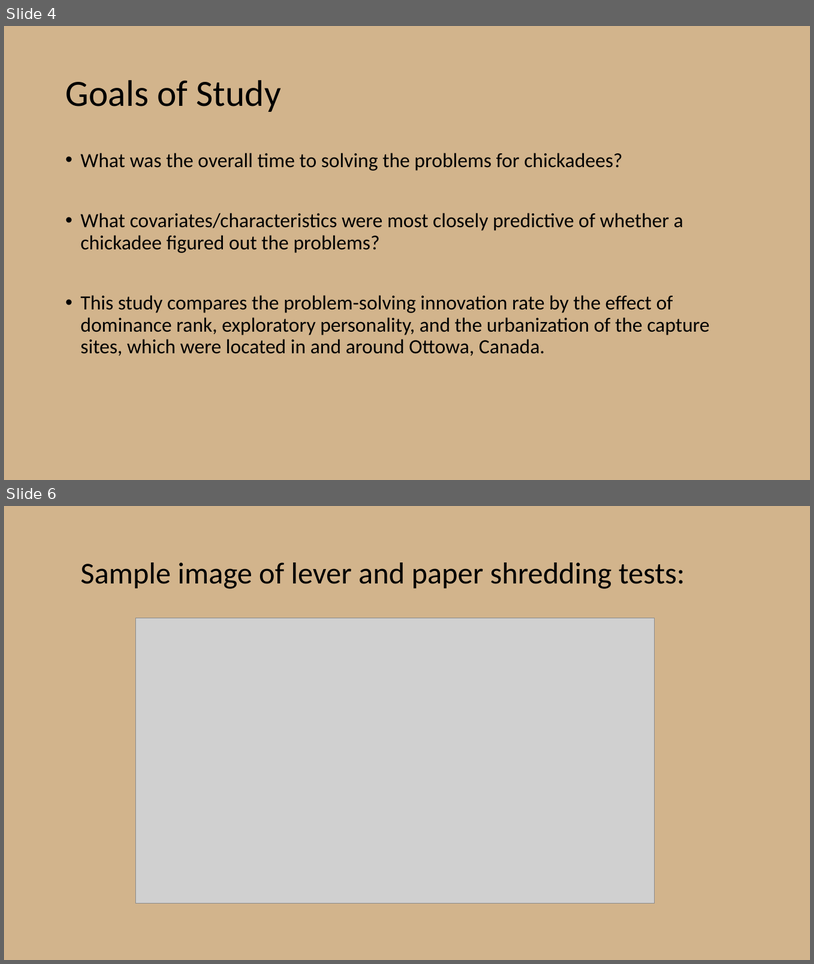
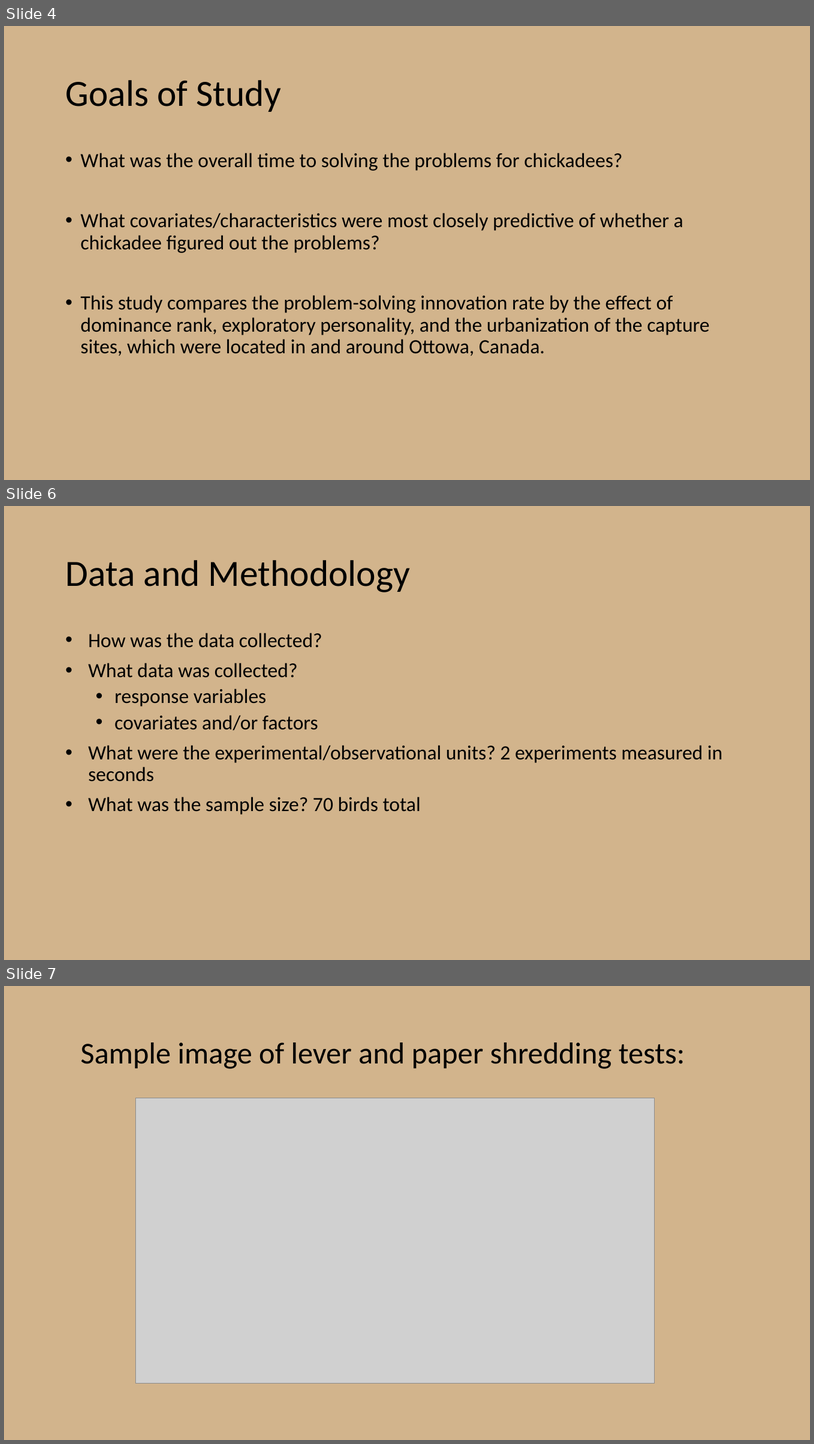
Before and after one commit to chanks06/chickadees, a slide deck: Presentation2.pptx. Shown one above the other, each under a label of ours: slides 4 and 6 before the commit, slides 4, 6 and 7 after it; the slides between them are not shown. The pictures are 814x964 and 814x1444 pixels, drawn with LibreOffice and Linux fonts; fonts in the diff are those of the drawing; grey boxes stand for pictures. Boxes give left, top, right and bottom in pixels: in the first picture for what was removed or moved away, otherwise in the second. Text is boxed around its words. In the diff, an @@ line names an element or a change of style, - is before the commit and + after.

```diff
--- a/Presentation2.pptx
+++ b/Presentation2.pptx
@@ slide 6 added at (4, 506, 810, 960), background #D2B48C @@
@@ title added at (65, 560, 411, 592), 44 pt, text #000000 @@
+Data and Methodology
@@ text added at (88, 633, 723, 814), 24 pt, text #000000 @@
+• How was the data collected?
+• What data was collected?
+  • response variables
+  • covariates and/or factors
+• What were the experimental/observational units? 2 experiments measured in seconds
+• What was the sample size? 70 birds total
@@ what was slide 6 is now slide 7 @@
```
Also in this commit, not shown: 3 slides changed, 1 other slide added.
